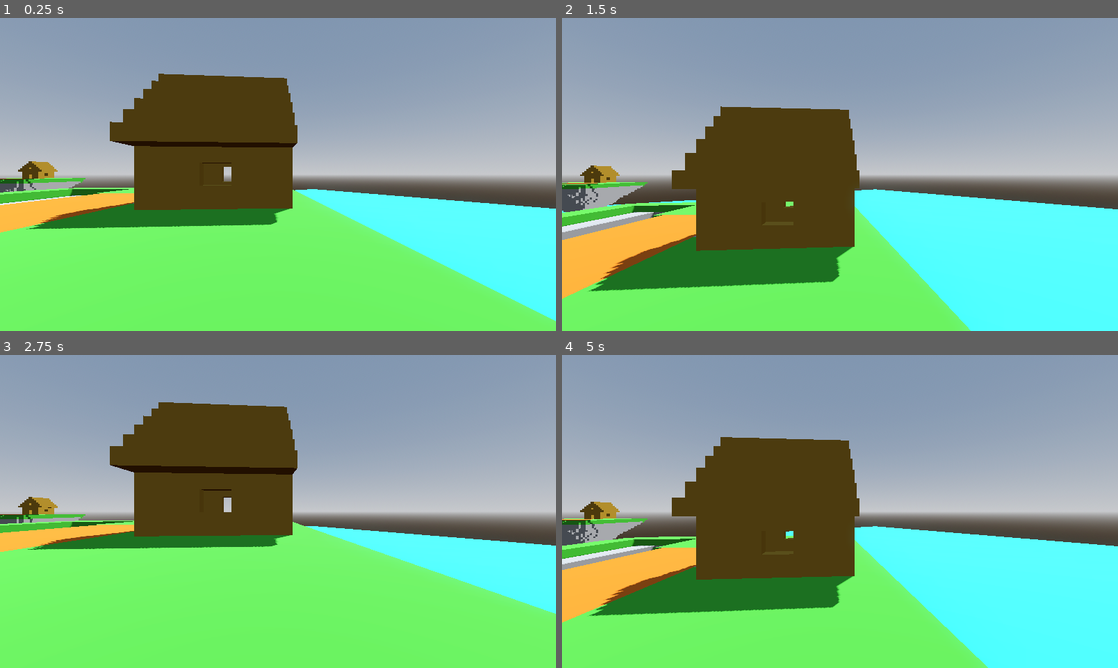
Above: before the commit, frames 1-4 (two rows, left to right).
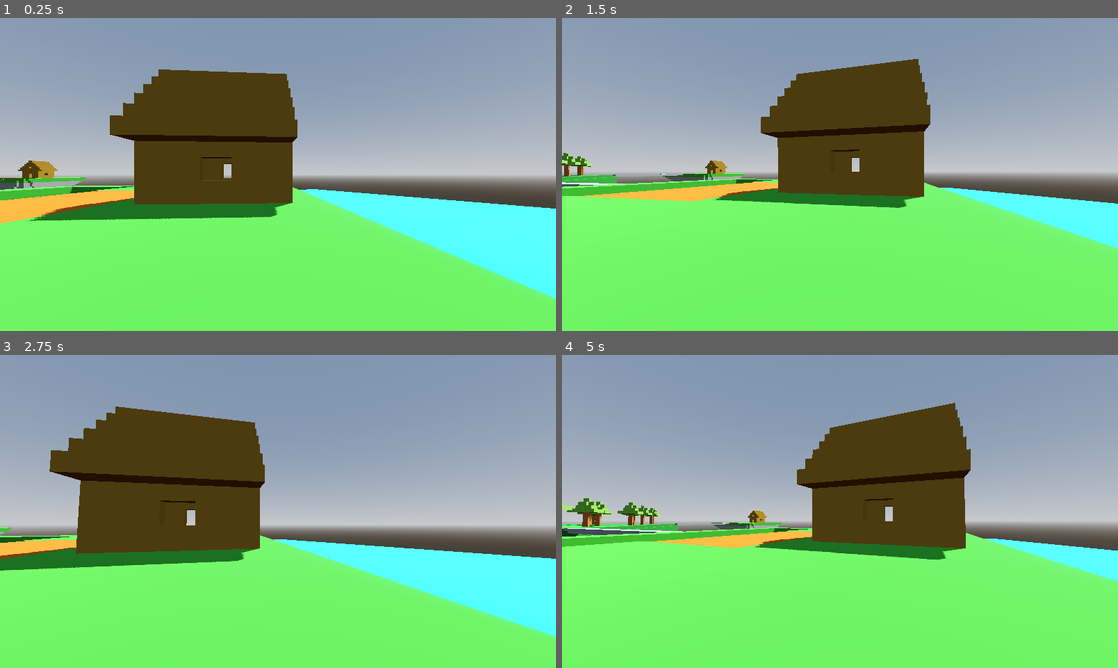
Above: after the commit, the same moments.

Repository: qdanq/Battle-duo
Game: Godot game, scene res://world.tscn
Two runs of this game, one before a commit and one after it. Both use one fixed random seed, a clock stepped at 60 frames per second and the inputs below.
Inputs (mouse positions are in pixels of both pictures, inside the frame that each line leads up to):
- Up to frame 1 (0.25 s): no input
- Up to frame 2 (1.5 s): tap Enter (ui_accept) at 0.5, 0.77 s; move the mouse to (867, 174) at 0.52 s; press the mouse at (867, 174) at 0.53 s; hold Up (ui_up) from 0.53 s (still down); move the mouse to (812, 174) at 1.27 s; release the mouse at (812, 174) at 1.28 s; click (812, 174) at 1.35 s
- Up to frame 3 (2.75 s): keep holding Up (ui_up); tap Enter (ui_accept) at 1.52 s; move the mouse to (289, 505) at 2.02 s; press the mouse at (289, 505) at 2.03 s
- Up to frame 4 (5 s): keep holding Up (ui_up); tap Enter (ui_accept) at 2.75, 3.02, 3.77, 4.52 s; move the mouse to (834, 517) at 2.77 s; release the mouse at (834, 517) at 2.78 s; click (834, 517) at 2.85 s; move the mouse to (878, 514) at 3.52 s; press the mouse at (878, 514) at 3.53 s; move the mouse to (795, 508) at 4.27 s; release the mouse at (795, 508) at 4.28 s; click (795, 508) at 4.35 s

The runs differ from the first frame. In frame 1, 6.5% of the frame differs, in the area x 0-100%, y 16-97%; in frame 2, 43%; in frame 3, 23%; in frame 4, 44%, in the area x 0-100%, y 15-100%.

Commit message:
Simplifized camera script.

Diff:
--- a/player.tscn
+++ b/player.tscn
@@ -4,15 +4,22 @@
 resource_name = "Player"
 script/source = "extends CharacterBody3D
 
+@onready var camera = $Camera3D
 
 const SPEED = 13.0
 const JUMP_VELOCITY = 8.0
 
 # Get the gravity from the project settings to be synced with RigidBody nodes.
-var gravity = ProjectSettings.get_setting(\"physics/3d/default_gravity\")
+var gravity = 20.0
 
 func _ready():
 	Input.mouse_mode = Input.MOUSE_MODE_CAPTURED
+
+func _unhandled_input(event):
+	if event is InputEventMouseMotion:
+		rotate_y(-event.relative.x * .005)
+		camera.rotate_x(-event.relative.y * .005)
+		camera.rotation.x = clamp(camera.rotation.x, -PI/2, PI/2)
 
 func _physics_process(delta):
 	# Add the gravity.
